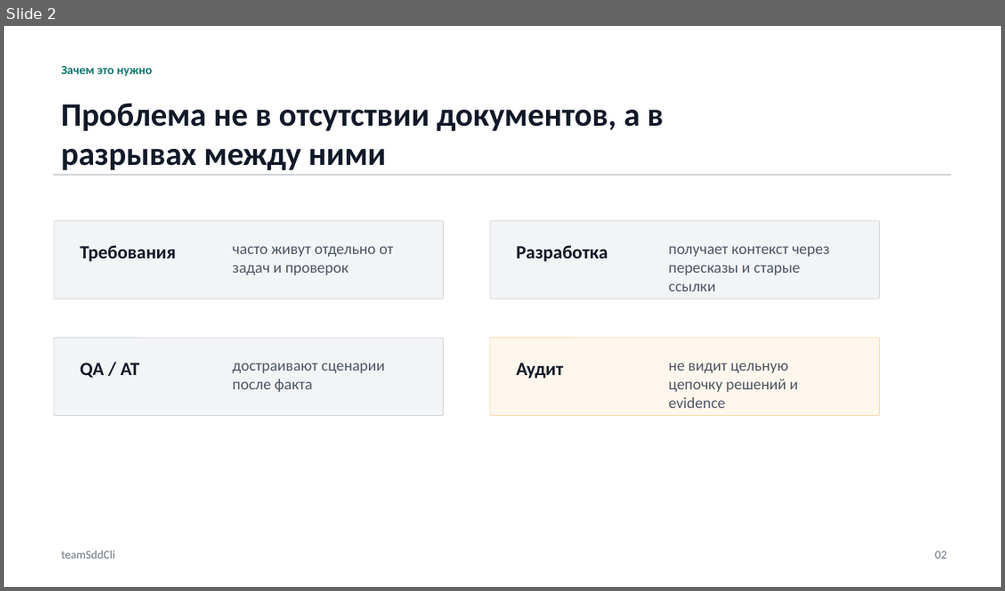
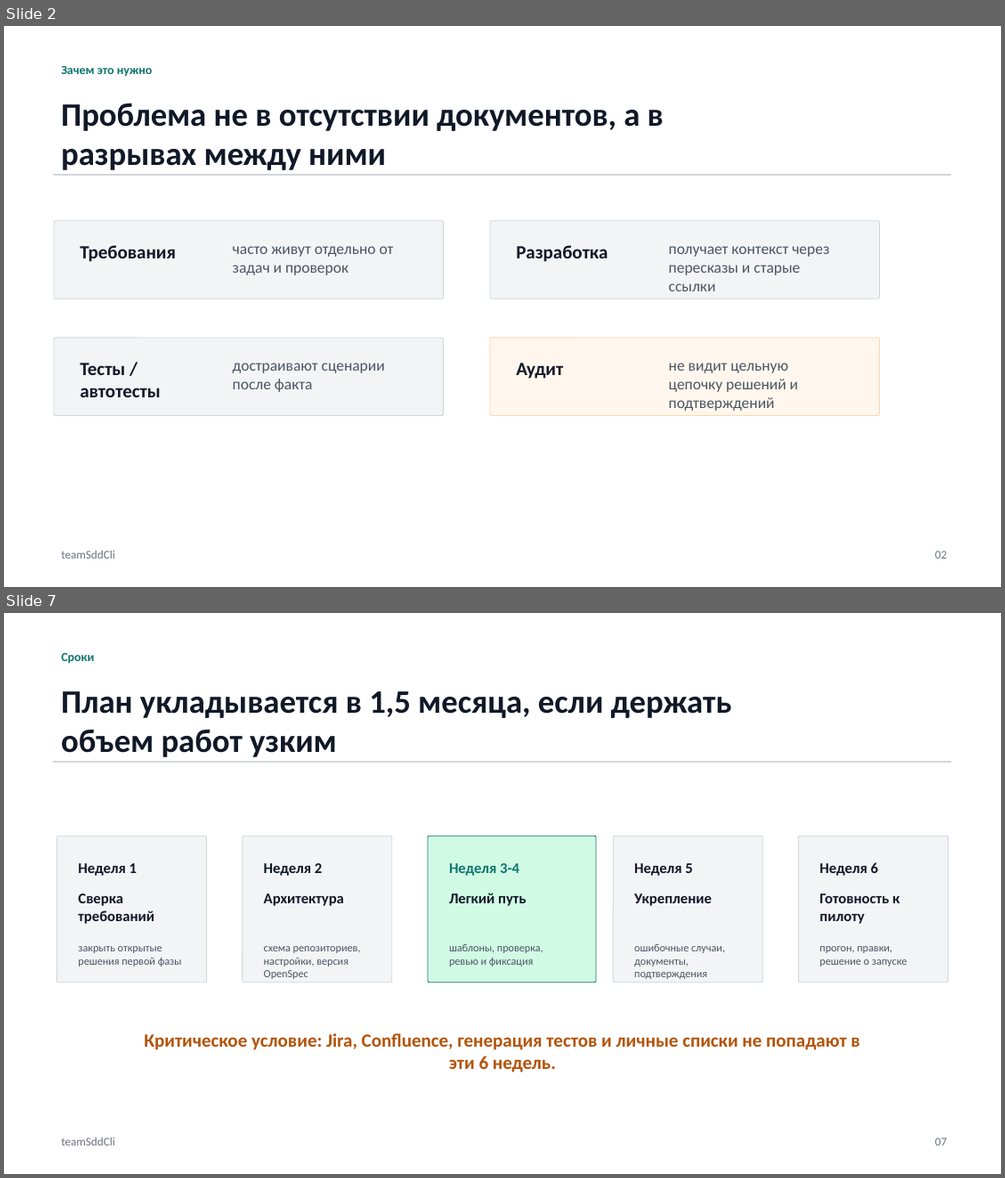
Before and after one commit to danka19/teamSddCli, a slide deck: outputs/team-sdd-principle-mvp-plan.pptx. Shown one above the other, each under a label of ours: slide 2 before the commit, slides 2 and 7 after it; the slides between them are not shown. The pictures are 1005x591 and 1005x1178 pixels, drawn with LibreOffice and Linux fonts; fonts in the diff are those of the drawing. Boxes give left, top, right and bottom in pixels: in the first picture for what was removed or moved away, otherwise in the second. Text is boxed around its words. In the diff, an @@ line names an element or a change of style, - is before the commit and + after.

Commit message:
Localize team SDD presentation copy

```diff
--- a/outputs/team-sdd-principle-mvp-plan.pptx
+++ b/outputs/team-sdd-principle-mvp-plan.pptx
@@ slide 7 added at bbox=[4, 613, 1001, 1174], background #FFFFFF @@
@@ text added at bbox=[61, 653, 94, 664], 12 pt, text #0F766E, bold @@
+Сроки
@@ text added at bbox=[61, 691, 732, 757], 31.5 pt, text #111827, bold @@
+План укладывается в 1,5 месяца, если держать объем работ узким
@@ rectangle added at bbox=[54, 761, 952, 762], fill #D1D5DB, outline #D1D5DB 0 pt @@
@@ rounded rectangle added at bbox=[57, 835, 207, 982], fill #F3F4F6, outline #D1D5DB 0.75 pt @@
@@ rounded rectangle added at bbox=[243, 835, 392, 982], fill #F3F4F6, outline #D1D5DB 0.75 pt @@
@@ rounded rectangle added at bbox=[428, 835, 596, 982], fill #D1FAE5, outline #0F766E 0.75 pt @@
@@ rounded rectangle added at bbox=[614, 835, 763, 982], fill #F3F4F6, outline #D1D5DB 0.75 pt @@
@@ rounded rectangle added at bbox=[798, 835, 947, 982], fill #F3F4F6, outline #D1D5DB 0.75 pt @@
@@ text added at bbox=[78, 863, 137, 876], 14.2 pt, text #111827, bold @@
+Неделя 1
@@ text added at bbox=[264, 863, 322, 876], 14.2 pt, text #111827, bold @@
+Неделя 2
@@ text added at bbox=[449, 863, 519, 876], 14.2 pt, text #0F766E, bold @@
+Неделя 3-4
@@ text added at bbox=[634, 863, 692, 876], 14.2 pt, text #111827, bold @@
+Неделя 5
@@ text added at bbox=[819, 862, 878, 876], 14.2 pt, text #111827, bold @@
+Неделя 6
@@ text added at bbox=[78, 893, 154, 924], 14.2 pt, text #111827, bold @@
+Сверка требований
@@ text added at bbox=[264, 893, 344, 906], 14.2 pt, text #111827, bold @@
+Архитектура
@@ text added at bbox=[449, 892, 526, 906], 14.2 pt, text #111827, bold @@
+Легкий путь
@@ text added at bbox=[634, 893, 712, 906], 14.2 pt, text #111827, bold @@
+Укрепление
@@ text added at bbox=[819, 893, 899, 924], 14.2 pt, text #111827, bold @@
+Готовность к пилоту
@@ text added at bbox=[78, 946, 182, 966], 10.5 pt, text #4B5563 @@
+закрыть открытые решения первой фазы
@@ text added at bbox=[264, 946, 361, 979], 10.5 pt, text #4B5563 @@
+схема репозиториев, настройки, версия OpenSpec
@@ text added at bbox=[449, 943, 543, 966], 10.5 pt, text #4B5563 @@
+шаблоны, проверка, ревью и фиксация
@@ text added at bbox=[634, 944, 725, 979], 10.5 pt, text #4B5563 @@
+ошибочные случаи, документы, подтверждения
@@ text added at bbox=[819, 946, 906, 966], 10.5 pt, text #4B5563 @@
+прогон, правки, решение о запуске
@@ text added at bbox=[144, 1033, 859, 1072], 18 pt, text #B45309, bold @@
+Критическое условие: Jira, Confluence, генерация тестов и личные списки не попадают в эти 6 недель.
@@ text added at bbox=[61, 1137, 115, 1145], 11.2 pt, text #6B7280 @@
+teamSddCli
@@ text added at bbox=[935, 1137, 947, 1145], 11.2 pt, text #6B7280 @@
+07
@@ slide 2 changed as well @@
@@ text at bbox=[80, 362, 161, 397]: text changed @@
-QA / AT
+Тесты / автотесты
@@ text at bbox=[669, 362, 798, 410]: text changed @@
-не видит цельную цепочку решений и evidence
+не видит цельную цепочку решений и подтверждений
```
Also in this commit, not shown: 5 other slides changed, 1 other slide added, 2 slides removed.
